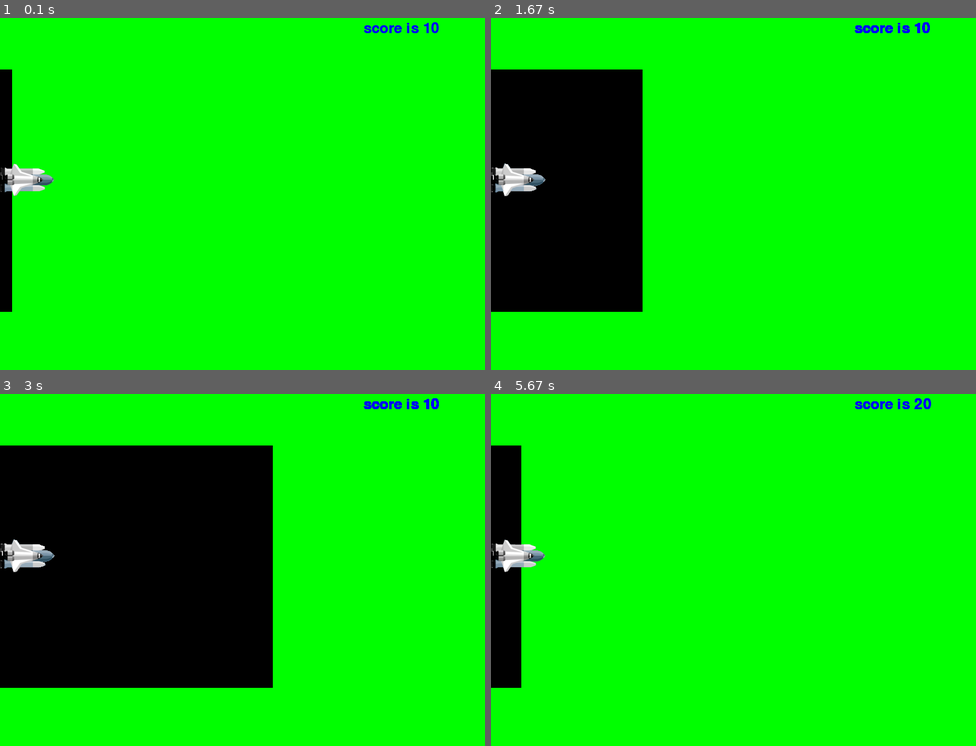
Above: before the commit, frames 1-4 (two rows, left to right).
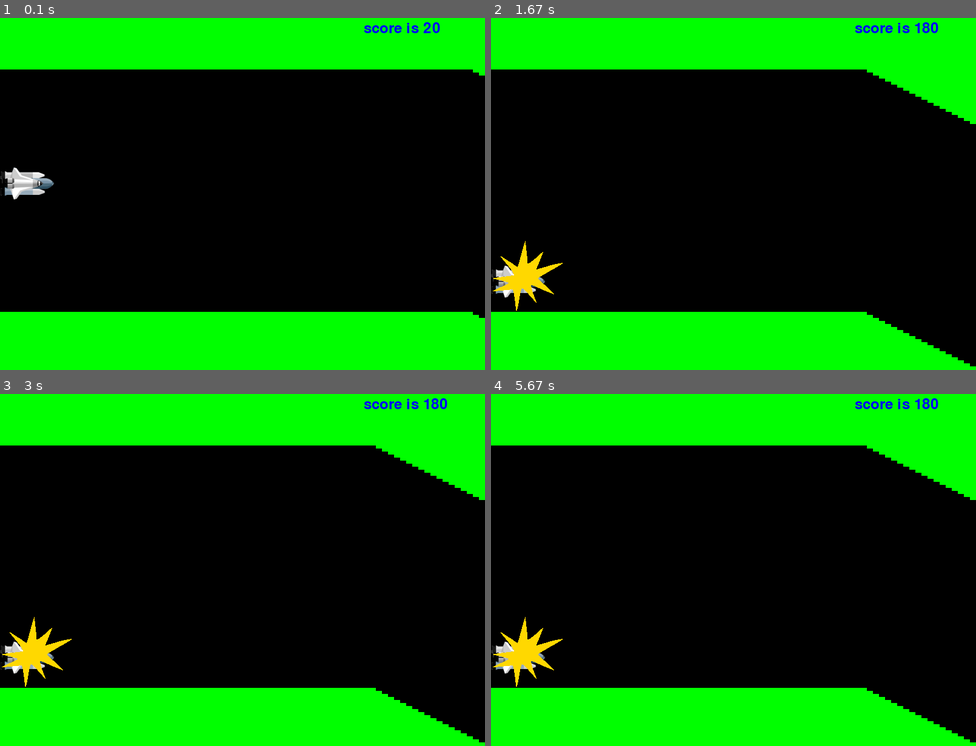
Above: after the commit, the same moments.

Repository: jjypainter/Pygame
Game: pygame game, started from cave.py
Two runs of this game, one before a commit and one after it. Both use one fixed random seed, a clock stepped at 60 frames per second and the inputs below.
Inputs:
- Up to frame 1 (0.1 s): no input
- Up to frame 2 (1.67 s): tap Space at 0.33, 0.73, 1.03 s
- Up to frame 3 (3 s): no input
- Up to frame 4 (5.67 s): no input

The runs differ from the first frame. In frame 1, 67% of the frame differs, in the area x 0-100%, y 1-86%; in frame 2, 49%; in frame 3, 32%; in frame 4, 66%.

Commit message:
동굴 게임 작동. SURFACE,fill((0, 255, 0))부분부터 문맥이 틀려서 오류 난 것이였음.

Diff:
--- a/cave.py
+++ b/cave.py
@@ -44,8 +44,8 @@
             edge = holes[-1].copy()
             test = edge.move(0, slope)
             if test.top <= 0 or test.bottom >= 600:
-                slop = randint(1, 6) * (-1 if slope > 0 else 1)
-            edge.inflate_ip(0, -20)
+                slope = randint(1, 6) * (-1 if slope > 0 else 1)
+                edge.inflate_ip(0, -20)
             edge.move_ip(10, slope)
             holes.append(edge)
             del holes[0]
@@ -59,15 +59,15 @@
         SURFACE.fill((0, 255, 0))
         for hole in holes:
             pygame.draw.rect(SURFACE, (0, 0, 0), hole)
-            SURFACE.blit(ship_image, (0, ship_y))
-            score_image = sysfont.render("score is {}".format(score), True, (0, 0, 255))
-            SURFACE.blit(score_image, (600, 20))
+        SURFACE.blit(ship_image, (0, ship_y))
+        score_image = sysfont.render("score is {}".format(score), True, (0, 0, 255))
+        SURFACE.blit(score_image, (600, 20))
 
-            if game_over:
-                SURFACE.blit(bang_image, (0, ship_y - 40))
+        if game_over:
+             SURFACE.blit(bang_image, (0, ship_y-40))
 
-            pygame.display.update()
-            FPSCLOCK.tick(15)
+        pygame.display.update()
+        FPSCLOCK.tick(15)
 
 
 if __name__ == '__main__':
